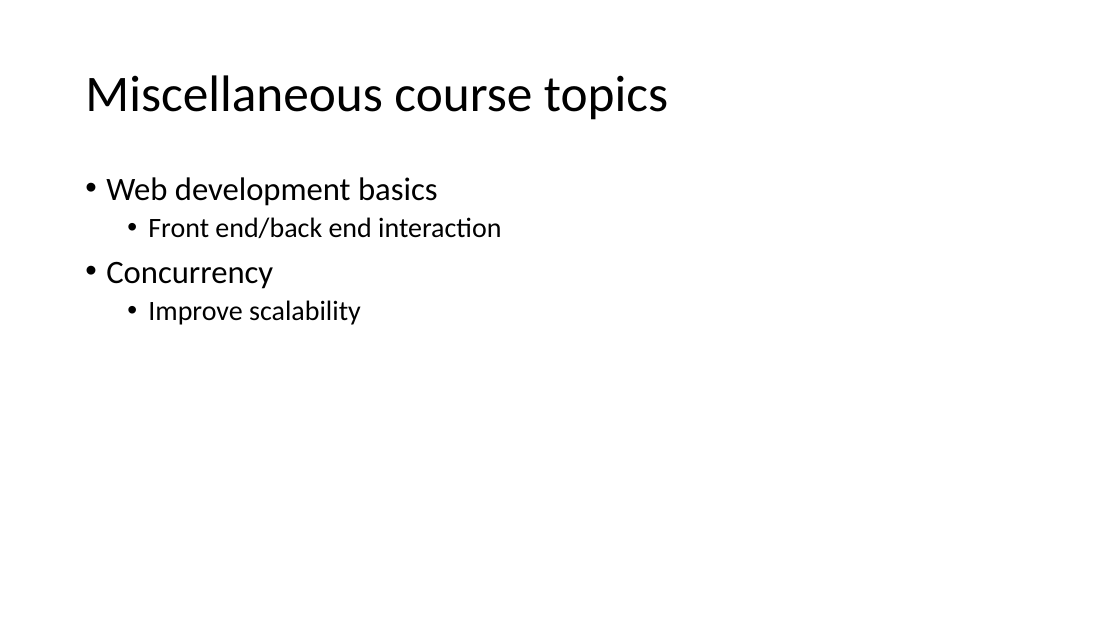
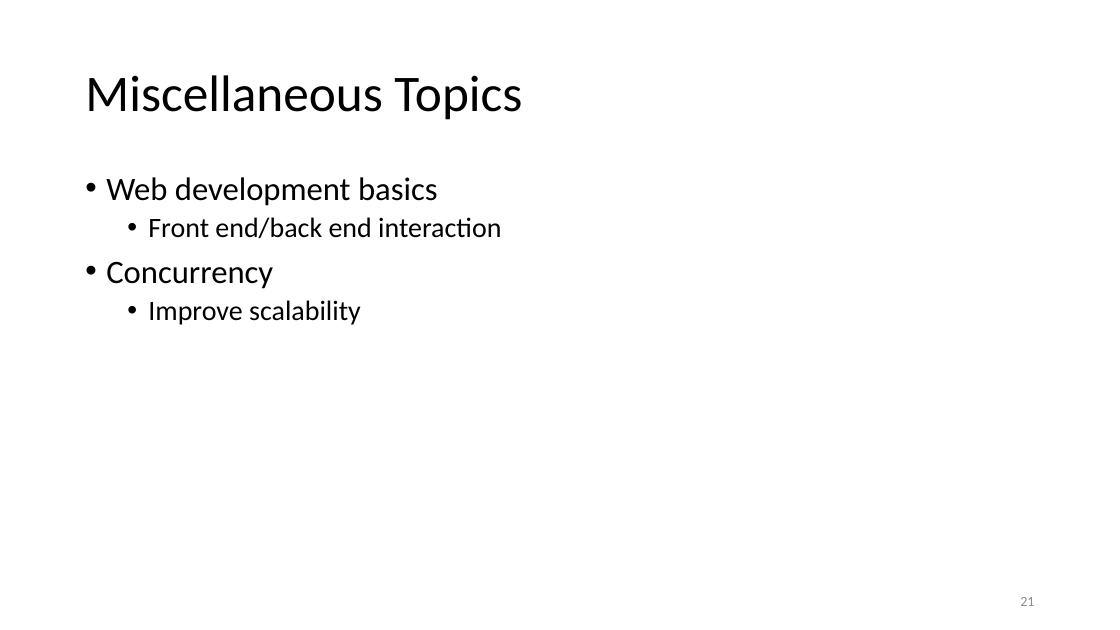
Before and after one commit to tongzhou80/cs6100, a slide deck: slide 21 of slides/Lecture1.pptx (slide 24 before the commit). Drawn at 1120x630 pixels with LibreOffice and Linux fonts; fonts in the diff are those of the drawing; background and template pictures are left out. Boxes give left, top, right and bottom in pixels: in the first picture for what was removed or moved away, otherwise in the second. Text is boxed around its words. In the diff, an @@ line names an element or a change of style, - is before the commit and + after.

```diff
--- a/slides/Lecture1.pptx
+++ b/slides/Lecture1.pptx
@@ title at (85, 75, 522, 120): text changed @@
-Miscellaneous course topics
+Miscellaneous Topics
@@ page number added at (1020, 597, 1034, 606), 12 pt, text #8C8C8C @@
+21
```
Also in this commit, not shown: 28 other slides changed, 7 slides added, 2 other files.
